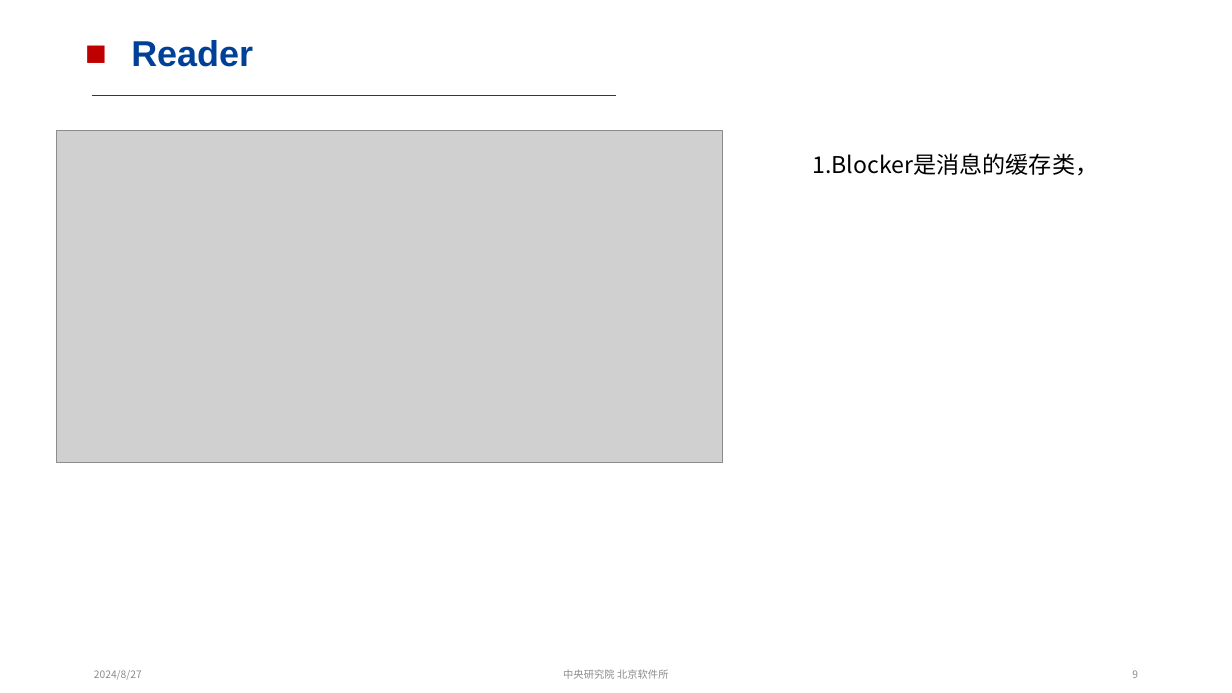
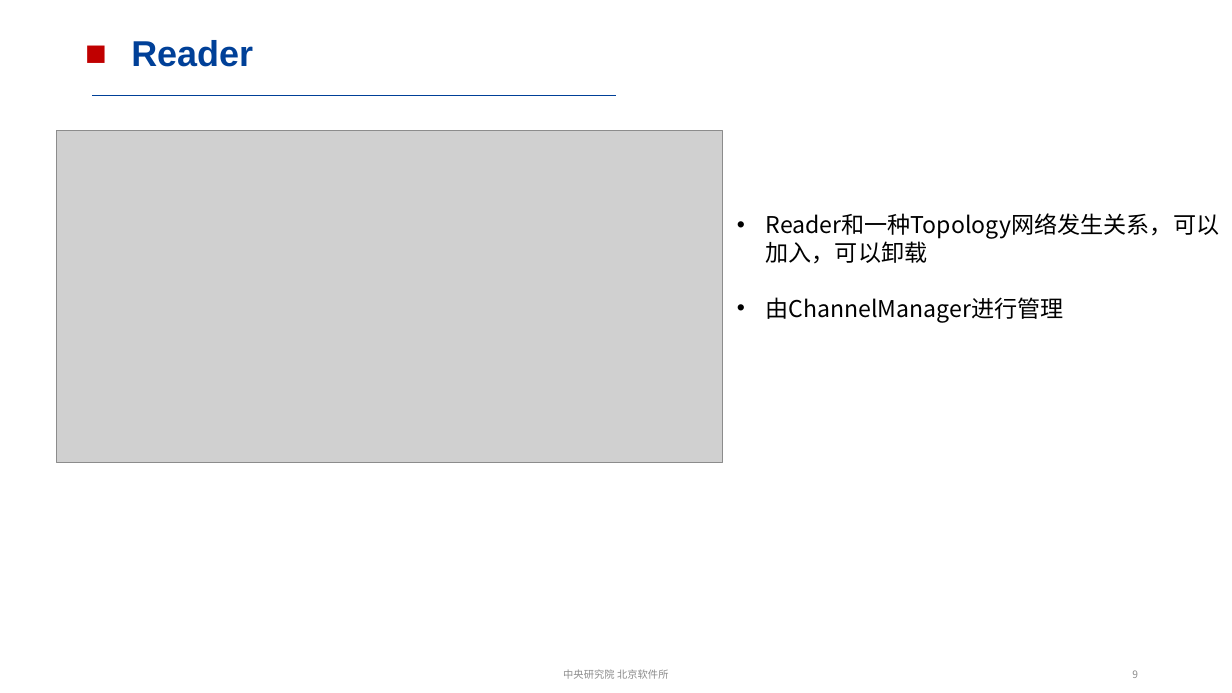
Before and after one commit to CXJ123-ai/-, a slide deck: slide 9 of CyberRT与cyclonedds通信.pptx. Drawn at 1232x693 pixels with LibreOffice and Linux fonts; fonts in the diff are those of the drawing; grey boxes stand for pictures. Boxes give left, top, right and bottom in pixels: in the first picture for what was removed or moved away, otherwise in the second. Text is boxed around its words. In the diff, an @@ line names an element or a change of style, - is before the commit and + after.

```diff
--- a/CyberRT与cyclonedds通信.pptx
+++ b/CyberRT与cyclonedds通信.pptx
@@ text removed at (813, 153, 1099, 176) @@
-1.Blocker是消息的缓存类，
@@ text added at (766, 213, 1220, 322), 18 pt, text #000000 @@
+• Reader和一种Topology网络发生关系，可以加入，可以卸载
+• 由ChannelManager进行管理
@@ text removed at (94, 670, 142, 680) @@
-2024/8/27
```
Also in this commit, not shown: 15 other slides changed, 9 slides added, 1 slide removed.
